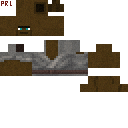
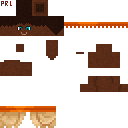
Layer changes from the first 128px x 128px image to the second:
hid group "Zombie Villager" (31 layers), moved it above "Villager" over [0, 0, 128, 128]
painted on "zombie_villager.png" over [0, 0, 128, 92]
showed group "biomes" (9 layers) over [0, 0, 128, 128]
added group "Temp Group" with 2 layers in group "biomes" over [0, 0, 128, 128]
added layer "villager.png copy" in group "Temp Group" over [0, 0, 128, 92]
moved "desert.png #1" into group "Temp Group", painted on it over [0, 0, 128, 128]
painted on "villager.png" over [0, 0, 128, 92]
